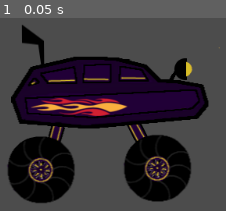
Above: before the commit, frame 1.
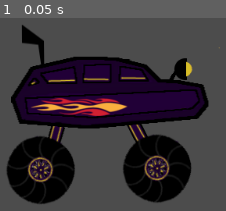
Above: after the commit, the same moment.

Repository: YanivOr/x-rover
Game: Godot game, scene res://vehicle.tscn
Two runs of this game, one before a commit and one after it. Both use one fixed random seed, a clock stepped at 60 frames per second and the inputs below.
Inputs:
- Up to frame 1 (0.05 s): no input

The runs differ from the first frame. In frame 1, 1.9% of the frame differs, in the area x 3-85%, y 61-97%.

Commit message:
animation to the wheels

Diff:
--- a/godot/vehicle.tscn
+++ b/godot/vehicle.tscn
@@ -1,10 +1,38 @@
-[gd_scene load_steps=6 format=2]
+[gd_scene load_steps=7 format=2]
 
 [ext_resource path="res://assets/vehicle/suspension.png" type="Texture" id=1]
 [ext_resource path="res://assets/vehicle/chasis.png" type="Texture" id=2]
 [ext_resource path="res://assets/vehicle/exhaust.png" type="Texture" id=3]
 [ext_resource path="res://assets/vehicle/flashlight.png" type="Texture" id=4]
 [ext_resource path="res://assets/vehicle/wheel.png" type="Texture" id=5]
+
+[sub_resource type="Animation" id=1]
+resource_name = "vehicle"
+length = 2.0
+tracks/0/type = "value"
+tracks/0/path = NodePath("wheel - l:rotation_degrees")
+tracks/0/interp = 1
+tracks/0/loop_wrap = true
+tracks/0/imported = false
+tracks/0/enabled = true
+tracks/0/keys = {
+"times": PoolRealArray( 0, 2 ),
+"transitions": PoolRealArray( 1, 1 ),
+"update": 0,
+"values": [ 0.0, 1200.0 ]
+}
+tracks/1/type = "value"
+tracks/1/path = NodePath("wheel - r:rotation_degrees")
+tracks/1/interp = 1
+tracks/1/loop_wrap = true
+tracks/1/imported = false
+tracks/1/enabled = true
+tracks/1/keys = {
+"times": PoolRealArray( 0, 2 ),
+"transitions": PoolRealArray( 1, 1 ),
+"update": 0,
+"values": [ 0.0, 1200.0 ]
+}
 
 [node name="Node2D" type="Node2D"]
 
@@ -31,8 +59,13 @@
 
 [node name="wheel - r" type="Sprite" parent="."]
 position = Vector2( 543, 358 )
+rotation = 20.944
 texture = ExtResource( 5 )
 
 [node name="wheel - l" type="Sprite" parent="."]
 position = Vector2( 394, 360 )
+rotation = 20.944
 texture = ExtResource( 5 )
+
+[node name="AnimationPlayer" type="AnimationPlayer" parent="."]
+anims/vehicle = SubResource( 1 )
